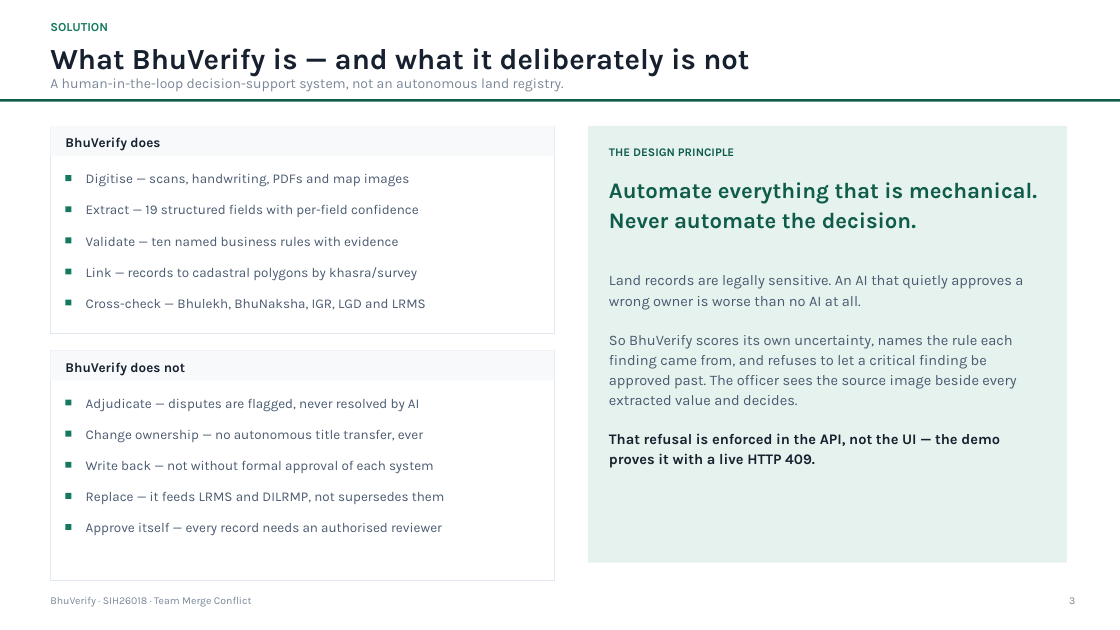
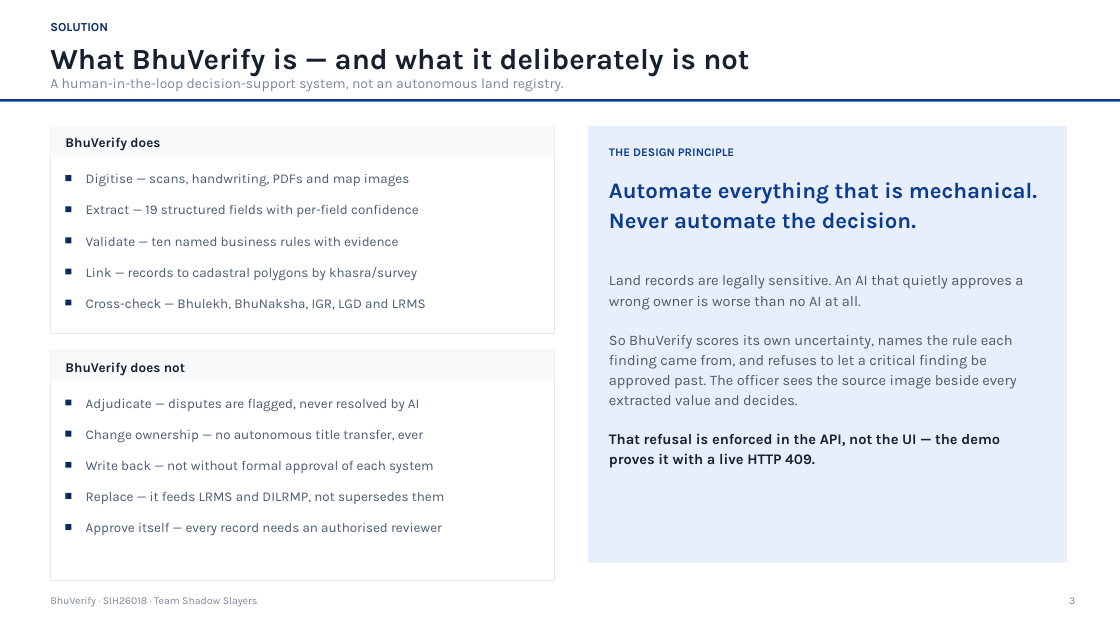
Before and after one commit to fresherscomputersc-hash/Bhuverify, a slide deck: slide 3 of BhuVerify_SIH26018_Pitch_Deck.pptx. Drawn at 1120x630 pixels with LibreOffice and Linux fonts; fonts in the diff are those of the drawing. Boxes give left, top, right and bottom in pixels: in the first picture for what was removed or moved away, otherwise in the second. Text is boxed around its words. In the diff, an @@ line names an element or a change of style, - is before the commit and + after.

```diff
--- a/BhuVerify_SIH26018_Pitch_Deck.pptx
+++ b/BhuVerify_SIH26018_Pitch_Deck.pptx
@@ text "SOLUTION" at <box>50,23,108,31</box>: text colour #14795F to #062A63 @@
@@ rectangle at <box>0,99,1120,102</box>: fill #0F5C4A to #0A3D91 @@
@@ rectangle at <box>588,126,1067,563</box>: fill #E6F2EE to #E8EFFA @@
@@ text "THE DESIGN PRINCIPLE" at <box>609,148,734,156</box>: text colour #0F5C4A to #0A3D91 @@
@@ text "Automate everything that is mechanical. ..." at <box>609,182,1037,229</box>: text colour #0F5C4A to #0A3D91 @@
@@ fill #14795F to #062A63 in 10 elements at <box>66,176,71,181</box>, <box>66,207,71,213</box>, <box>66,238,71,244</box>, <box>66,269,71,275</box>, <box>66,300,71,306</box>, <box>66,400,71,406</box>, <box>66,431,71,437</box>, <box>66,462,71,468</box>, <box>66,493,71,499</box>, <box>66,524,71,530</box> @@
@@ text at <box>50,597,258,607</box>: text changed @@
-BhuVerify · SIH26018 · Team Merge Conflict
+BhuVerify · SIH26018 · Team Shadow Slayers
```
Also in this commit, not shown: 11 other slides changed, 19 other files.
